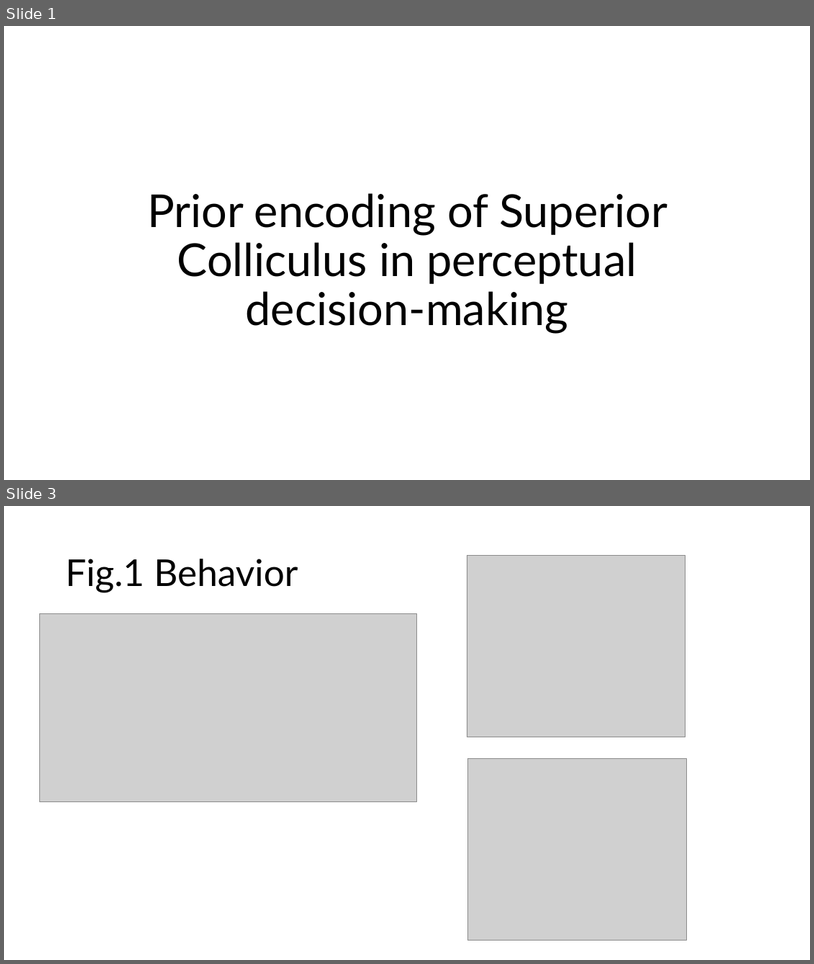
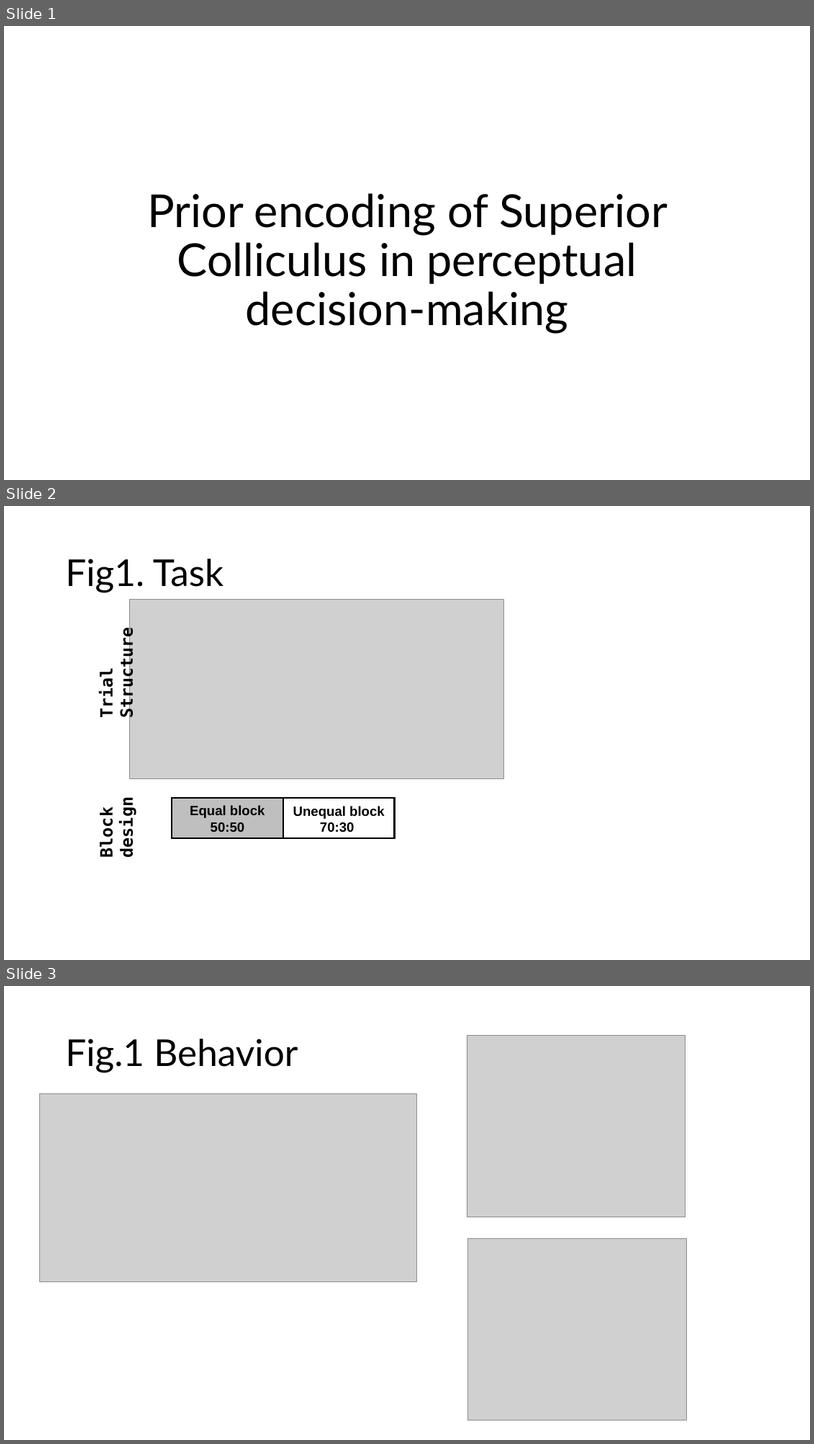
Before and after one commit to vaibrainium/prior-encoding-in-nhp-sc, a slide deck: dissemination/Prior encoding of Superior Colliculus in perceptual decision-making.pptx. Shown one above the other, each under a label of ours: slides 1 and 3 before the commit, slides 1, 2 and 3 after it; the slides between them are not shown. The pictures are 814x964 and 814x1444 pixels, drawn with LibreOffice and Linux fonts; fonts in the diff are those of the drawing; grey boxes stand for pictures. Boxes give left, top, right and bottom in pixels: in the first picture for what was removed or moved away, otherwise in the second. Text is boxed around its words. In the diff, an @@ line names an element or a change of style, - is before the commit and + after.

```diff
--- a/dissemination/Prior encoding of Superior Colliculus in perceptual decision-making.pptx
+++ b/dissemination/Prior encoding of Superior Colliculus in perceptual decision-making.pptx
@@ slide 2 added at (4,506,810,960), background #FFFFFF @@
@@ text added at (65,559,224,592), 44 pt, text #000000 @@
+Fig1. Task
@@ picture added at (129,600,504,778) @@
@@ text added at (97,636,136,716), 20 pt, text #000000, bold @@
+Trial Structure
@@ text added at (97,803,136,856), 20 pt, text #000000, bold @@
+Block design
@@ group added at (172,798,395,838): 2 rectangles, 2 texts @@
+Equal block
+50:50
+Unequal block
+70:30
```
Also in this commit, not shown: 1 slide changed, 2 other slides added, 1 slide removed, 3 other files.
